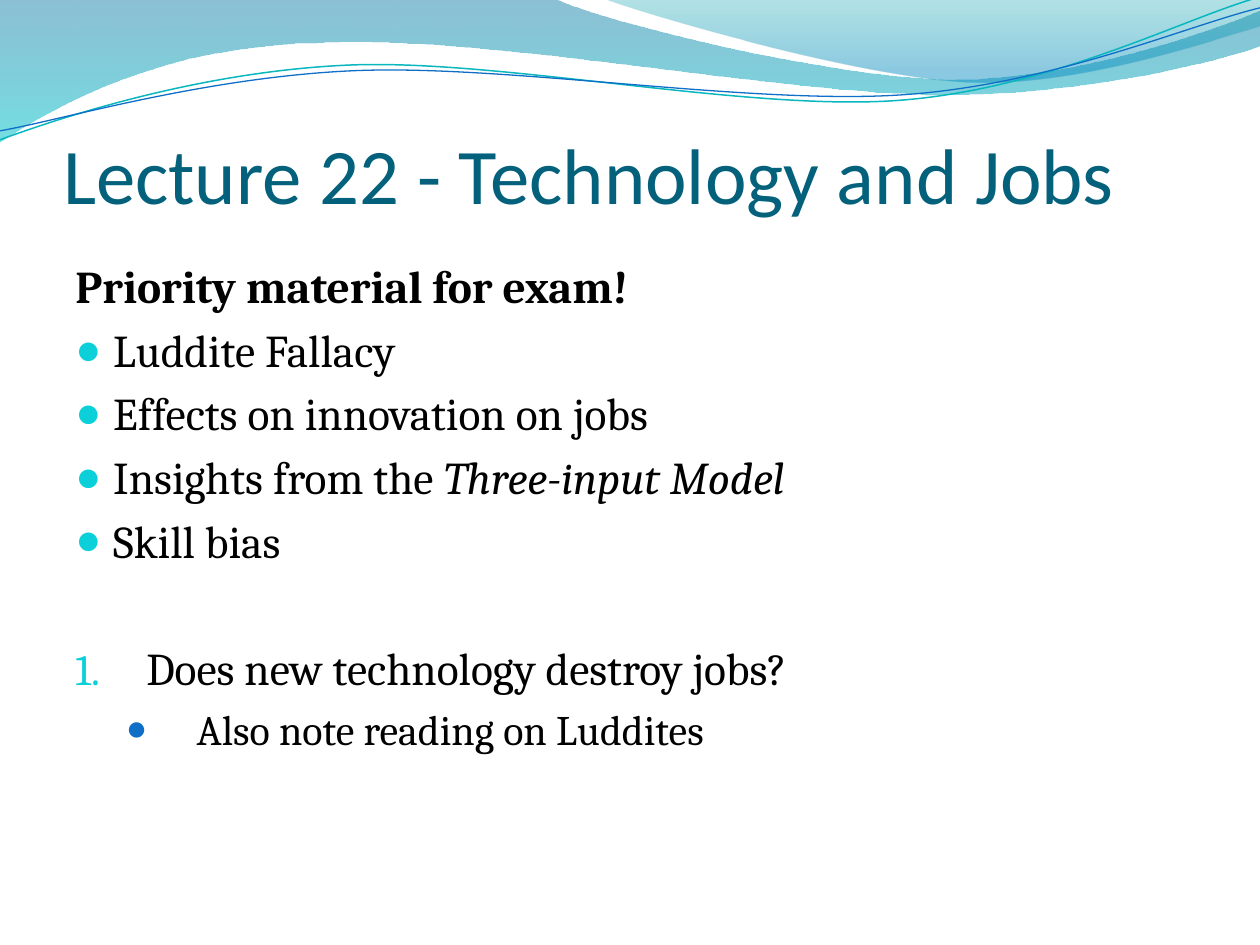
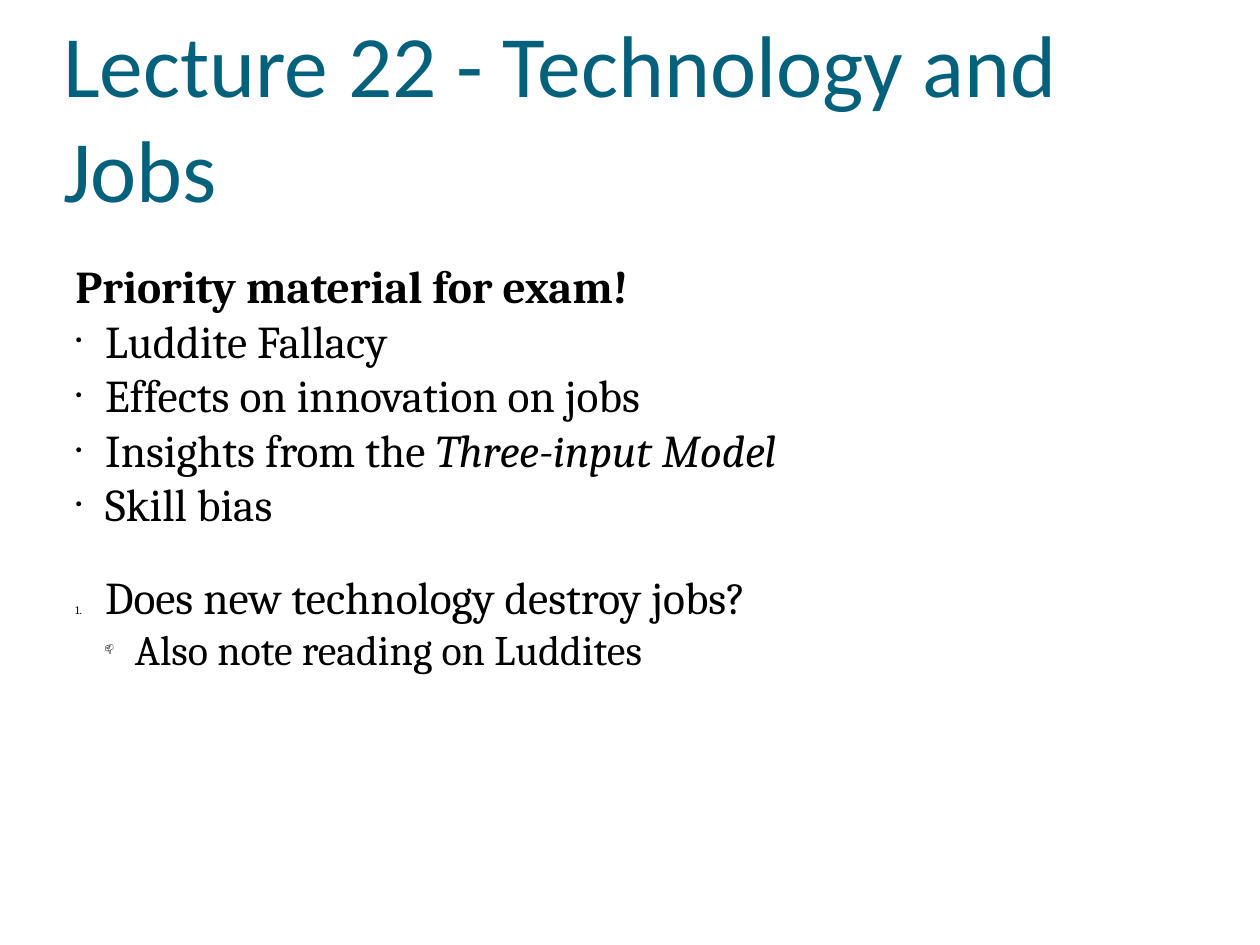
Before and after one commit to muff1nman/ClassNotes, a slide deck: slide 11 of Econ/PPT/S12_Final Exam Review.pptx. Drawn at 1260x945 pixels with LibreOffice and Linux fonts; fonts in the diff are those of the drawing; background and template pictures are left out. Boxes give left, top, right and bottom in pixels: in the first picture for what was removed or moved away, otherwise in the second. Text is boxed around its words. In the diff, an @@ line names an element or a change of style, - is before the commit and + after.

Commit message:
Final exam work

```diff
--- a/Econ/PPT/S12_Final Exam Review.pptx
+++ b/Econ/PPT/S12_Final Exam Review.pptx
@@ freeform shape removed at (x1=0, y1=0, x2=1260, y2=142) @@
@@ freeform shape removed at (x1=0, y1=0, x2=1260, y2=147) @@
@@ freeform shape removed at (x1=0, y1=8, x2=1260, y2=141) @@
@@ freeform shape removed at (x1=604, y1=0, x2=1260, y2=87) @@
@@ text "Lecture 22 - Technology and ..." at (x1=63, y1=36, x2=1057, y2=203): size 45 to 50 pt @@
@@ text "Priority material for exam!" at (x1=75, y1=270, x2=777, y2=675): less space between paragraphs; indent changed; bullet ● to 📫 @@
```
Also in this commit, not shown: 12 other slides changed, 3 other files.
